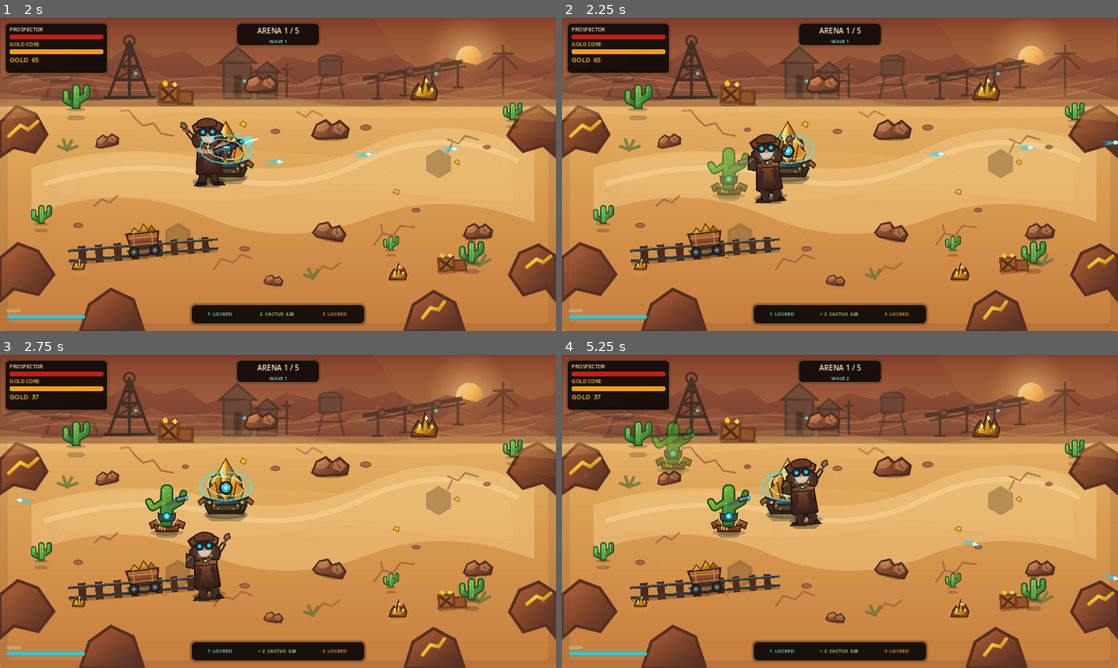
Above: before the commit, frames 1-4 (two rows, left to right).
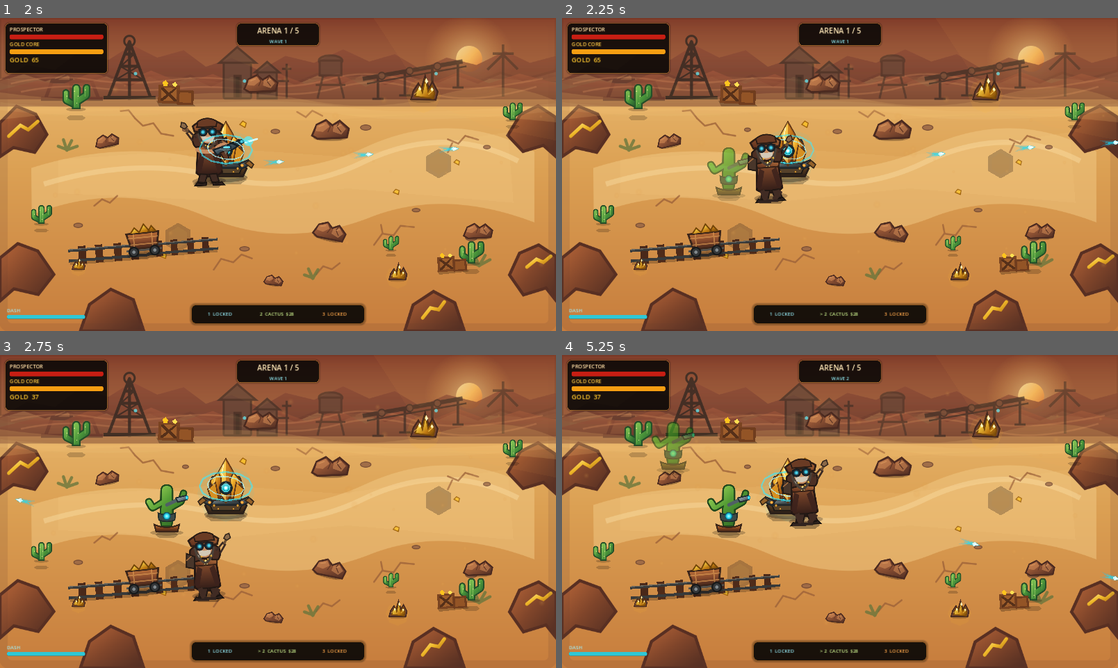
Above: after the commit, the same moments.

Repository: motomotoo1997-art/monster-quest
Game: Godot game, scene res://scenes/main/Main.tscn
Same seed, same stepped clock (60 frames per second), same inputs: the game is played once before the commit and once after it.
Inputs (mouse positions are in pixels of both pictures, inside the frame that each line leads up to):
- Up to frame 1 (2 s): click "START RUN" at 0.5 s; tap Enter at 1.25 s; move the mouse to (400, 158) at 1.27 s; press the mouse at (400, 158) at 1.28 s; hold D (move_right) from 1.28 s (still down)
- Up to frame 2 (2.25 s): move the mouse to (728, 190) at 2.02 s; release D (move_right) at 2.03 s; release the mouse at (728, 190) at 2.03 s; hold S (move_down) from 2.03 s (still down); tap E (ability_e) at 2.1 s
- Up to frame 3 (2.75 s): keep holding S (move_down); click (166, 527) at 2.3 s
- Up to frame 4 (5.25 s): move the mouse to (895, 442) at 2.77 s; release S (move_down) at 2.78 s; press the mouse at (895, 442) at 2.78 s; hold D (move_right) 2.78-3.53 s; tap one key every 0.75 s from 2.85 s: Q (ability_q) R (ability_r) 1 (build_1) 2 (build_2); move the mouse to (812, 574) at 3.52 s; release the mouse at (812, 574) at 3.53 s; hold W (move_up) 3.53-4.28 s; click (812, 574) at 3.8 s; move the mouse to (1006, 558) at 4.27 s; press the mouse at (1006, 558) at 4.28 s; hold A (move_left) from 4.28 s (still down); move the mouse to (673, 464) at 5.02 s; release the mouse at (673, 464) at 5.03 s

Frame 1 is identical in both runs. In frame 2, less than 0.1% of the frame differs, in the area x 26-34%, y 43-56%; in frame 3, less than 0.1%; in frame 4, 0.2%, in the area x 16-34%, y 23-56%.
Error after the commit: Trying to assign value of type 'AnimatedSprite2D' to a variable of type 'Sprite2D'. (res://scripts/defenses/cactus_sentry.gd:12)

Commit message:
art: add Cactus Sentry idle and fire frames

Diff:
--- a/gold-rush-roguelike/scenes/defenses/CactusSentry.tscn
+++ b/gold-rush-roguelike/scenes/defenses/CactusSentry.tscn
@@ -7,14 +7,25 @@
 [ext_resource type="Script" path="res://scripts/components/weapon_component.gd" id="5_weapon"]
 [ext_resource type="Script" path="res://scripts/components/targeting_component.gd" id="6_targeting"]
 [ext_resource type="PackedScene" path="res://scenes/combat/Projectile.tscn" id="7_projectile"]
-[ext_resource type="Texture2D" path="res://assets/sprites/defenses/defenses_v2.svg" id="8_texture"]
+[ext_resource type="Texture2D" path="res://assets/sprites/defenses/defenses_animation_v3.svg" id="8_texture"]
 [sub_resource type="CircleShape2D" id="CircleShape2D_body"]
 radius = 18.0
 [sub_resource type="CircleShape2D" id="CircleShape2D_hurt"]
 radius = 17.0
-[sub_resource type="AtlasTexture" id="AtlasTexture_visual"]
+[sub_resource type="AtlasTexture" id="Cactus0"]
 atlas = ExtResource("8_texture")
-region = Rect2(448,0,448,448)
+region = Rect2(0,448,448,448)
+[sub_resource type="AtlasTexture" id="Cactus1"]
+atlas = ExtResource("8_texture")
+region = Rect2(448,448,448,448)
+[sub_resource type="AtlasTexture" id="Cactus2"]
+atlas = ExtResource("8_texture")
+region = Rect2(896,448,448,448)
+[sub_resource type="AtlasTexture" id="Cactus3"]
+atlas = ExtResource("8_texture")
+region = Rect2(1344,448,448,448)
+[sub_resource type="SpriteFrames" id="Frames"]
+animations = [{"frames":[{"duration":1.0,"texture":SubResource("Cactus0")},{"duration":1.0,"texture":SubResource("Cactus1")}],"loop":true,"name":&"idle","speed":5.5},{"frames":[{"duration":1.0,"texture":SubResource("Cactus1")},{"duration":1.0,"texture":SubResource("Cactus2")},{"duration":1.0,"texture":SubResource("Cactus3")}],"loop":false,"name":&"fire","speed":15.0}]
 
 [node name="CactusSentry" type="StaticBody2D"]
 z_index = 3
@@ -28,9 +39,10 @@
 position = Vector2(0,17)
 polygon = PackedVector2Array(-26,0,-17,-7,17,-7,26,0,17,7,-17,7)
 color = Color(0.04,0.025,0.015,0.25)
-[node name="Visual" type="Sprite2D" parent="."]
+[node name="Visual" type="AnimatedSprite2D" parent="."]
 position = Vector2(0,-52)
-texture = SubResource("AtlasTexture_visual")
+sprite_frames = SubResource("Frames")
+animation = &"idle"
 scale = Vector2(0.37,0.37)
 [node name="AimPivot" type="Node2D" parent="."]
 position = Vector2(0,-14)
Not shown: 1 places in gold-rush-roguelike/scenes/defenses/CactusSentry.tscn that only renumber resources
